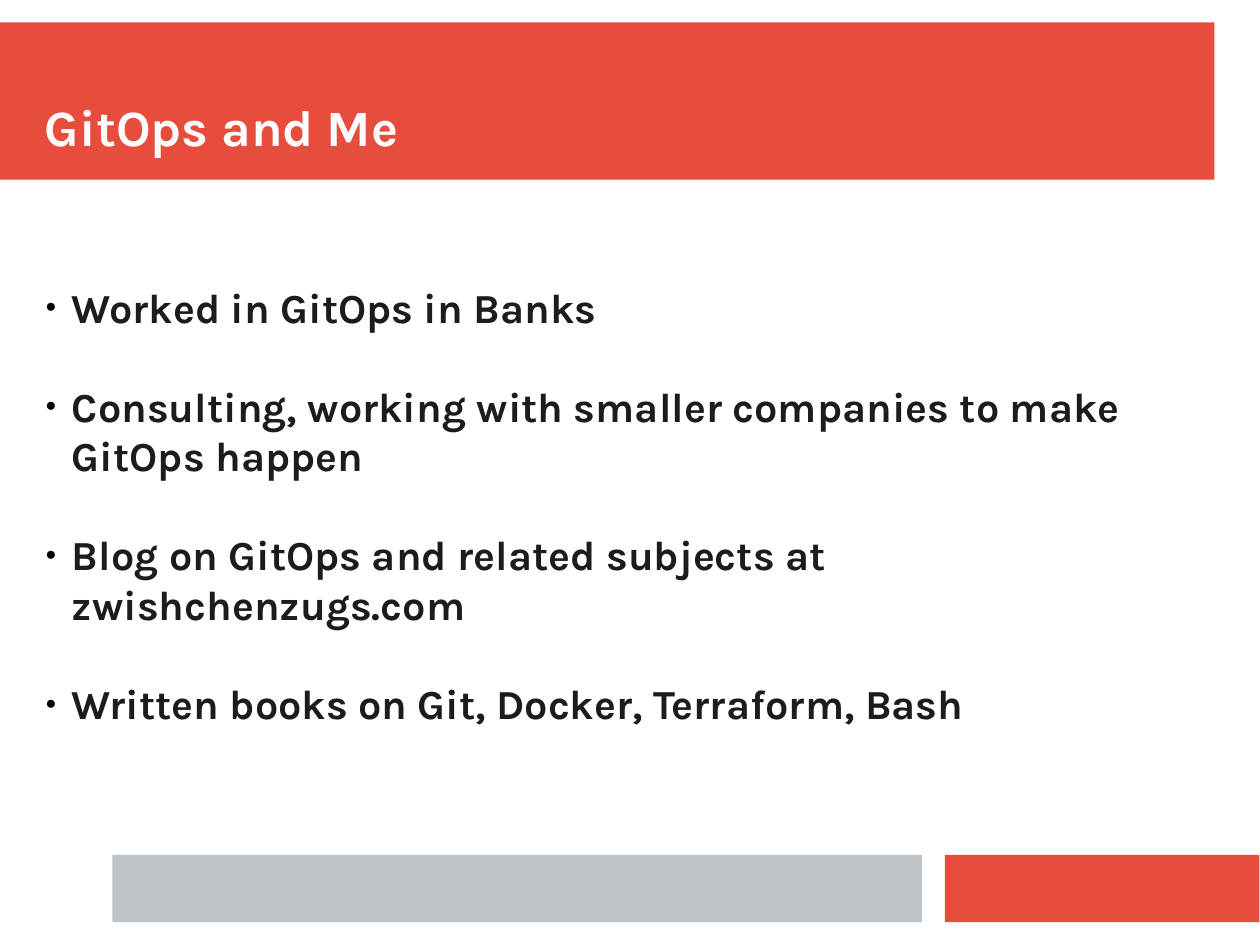
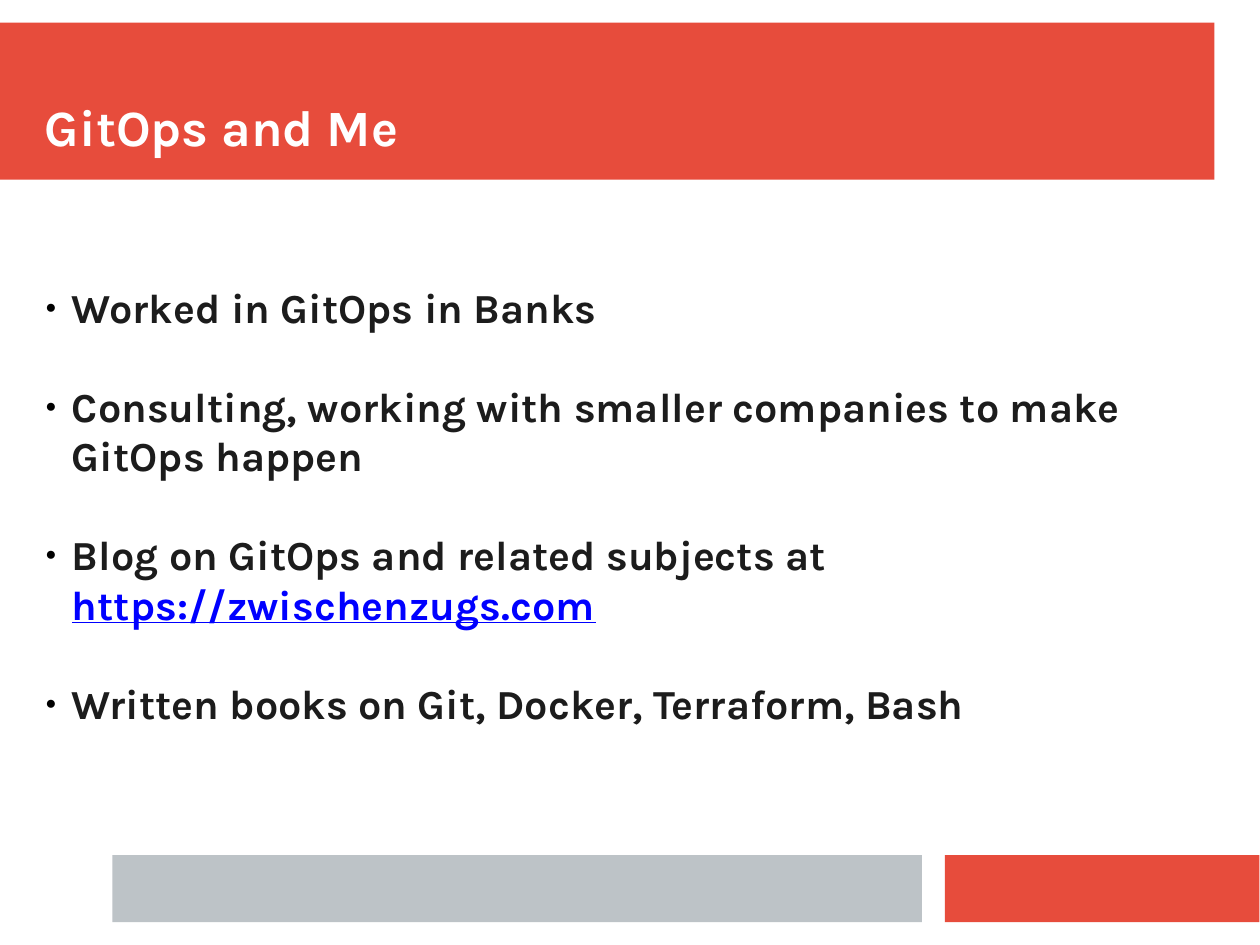
Before and after one commit to ianmiell/gitops-first-steps, a slide deck: slide 3 of slides/gitops_first_steps.pptx. Drawn at 1260x945 pixels with LibreOffice and Linux fonts; fonts in the diff are those of the drawing. Boxes give left, top, right and bottom in pixels: in the first picture for what was removed or moved away, otherwise in the second. Text is boxed around its words. In the diff, an @@ line names an element or a change of style, - is before the commit and + after.

```diff
--- a/slides/gitops_first_steps.pptx
+++ b/slides/gitops_first_steps.pptx
@@ text at (72,540,825,631): text changed @@
-● Blog on GitOps and related subjects at zwishchenzugs.com
+● Blog on GitOps and related subjects at https://zwischenzugs.com
```
Also in this commit, not shown: 1 other file.
